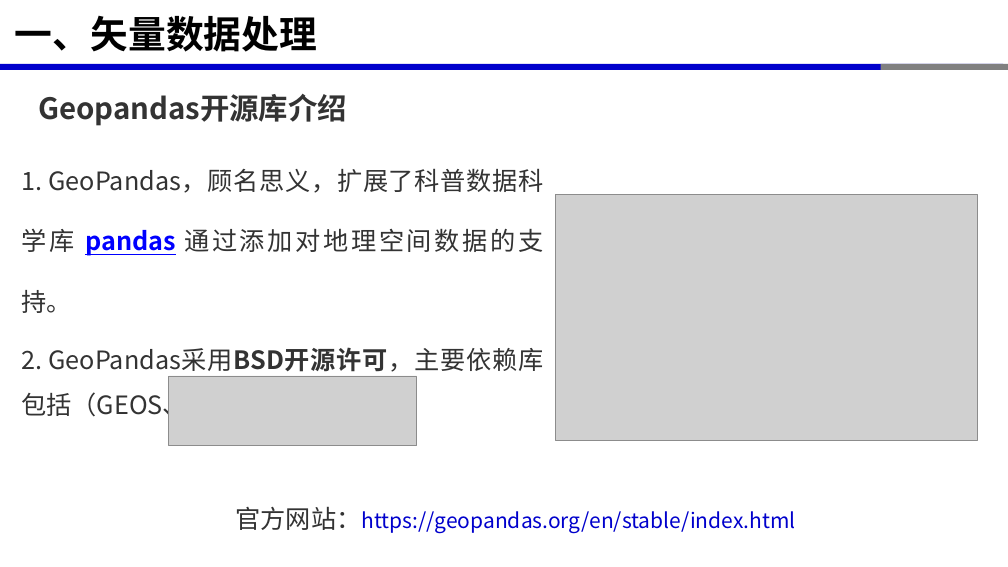
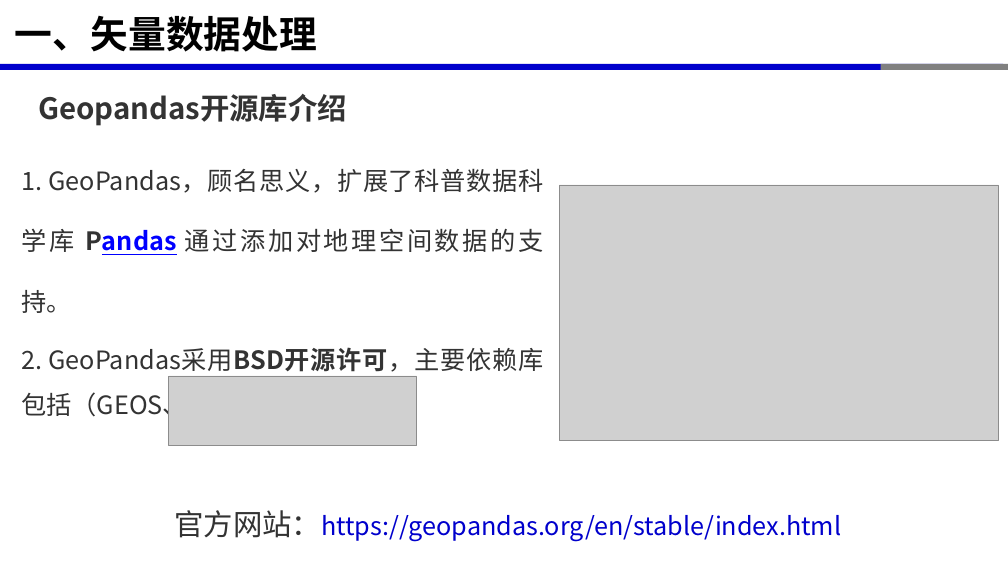
Before and after one commit to xinluo2018/open-source-gis-course, a slide deck: slide 5 of 第6章-GIS数据处理高级开源库-10课时/第6章-GIS数据处理高级开源库.pptx. Drawn at 1008x567 pixels with LibreOffice and Linux fonts; fonts in the diff are those of the drawing; grey boxes stand for pictures. Boxes give left, top, right and bottom in pixels: in the first picture for what was removed or moved away, otherwise in the second. Text is boxed around its words. In the diff, an @@ line names an element or a change of style, - is before the commit and + after.

```diff
--- a/第6章-GIS数据处理高级开源库-10课时/第6章-GIS数据处理高级开源库.pptx
+++ b/第6章-GIS数据处理高级开源库-10课时/第6章-GIS数据处理高级开源库.pptx
@@ text at [21, 168, 544, 313]: text changed @@
-1. GeoPandas，顾名思义，扩展了科普数据科学库 pandas 通过添加对地理空间数据的支持。
+1. GeoPandas，顾名思义，扩展了科普数据科学库 Pandas 通过添加对地理空间数据的支持。
@@ picture: place and size @@
-picture at [555, 194, 978, 440]
+picture at [560, 185, 999, 441]
@@ text "官方网站：https://geopandas.org/en/stable/index.html": place and size @@
-text "官方网站：https://geopandas.org/en/stable/index.html" at [236, 506, 796, 533]
+text "官方网站：https://geopandas.org/en/stable/index.html" at [174, 510, 841, 542]
@@ text "官方网站：https://geopandas.org/en/stable/index.html" at [174, 510, 841, 542]: size 24 to 28 pt, size 20 to 24 pt in "官方网站：https://geopandas.org/en/stable/index.html"; more space between paragraphs @@
```
Also in this commit, not shown: 17 other slides changed, 1 slide added, 35 other files.
